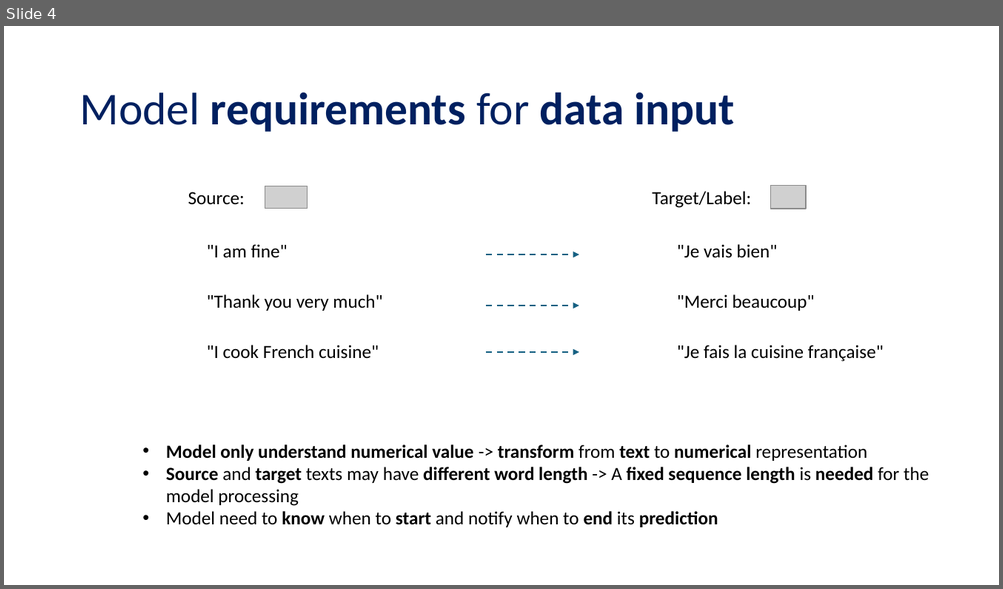
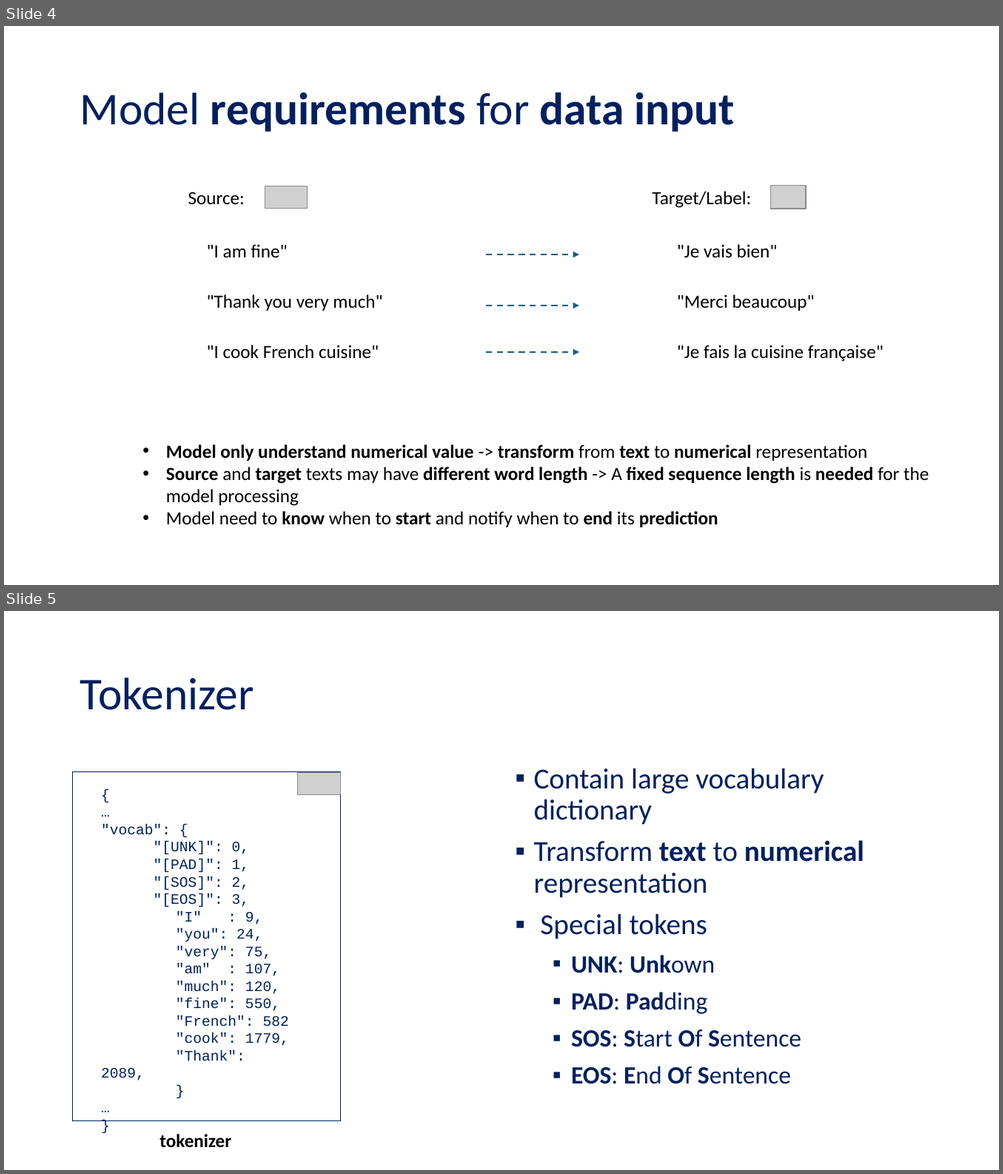
Before and after one commit to tanquangduong/transformer-pt, a slide deck: presentation/Introduction to Transformer.pptx. Shown one above the other, each under a label of ours: slide 4 before the commit, slides 4 and 5 after it. The pictures are 1003x589 and 1003x1174 pixels, drawn with LibreOffice and Linux fonts; fonts in the diff are those of the drawing; grey boxes stand for pictures. Boxes give left, top, right and bottom in pixels: in the first picture for what was removed or moved away, otherwise in the second. Text is boxed around its words. In the diff, an @@ line names an element or a change of style, - is before the commit and + after.

Commit message:
update transformer perso

```diff
--- a/presentation/Introduction to Transformer.pptx
+++ b/presentation/Introduction to Transformer.pptx
@@ slide 5 added at (x1=4, y1=611, x2=999, y2=1170), background #FFFFFF @@
@@ title added at (x1=79, y1=678, x2=253, y2=710), 44 pt, text #002060 @@
+Tokenizer
@@ rectangle added at (x1=73, y1=772, x2=341, y2=1122), outline #002060 0.75 pt @@
@@ picture added at (x1=298, y1=773, x2=341, y2=795) @@
@@ text added at (x1=534, y1=768, x2=864, y2=1085), 28 pt, text #002060 @@
+▪ Contain large vocabulary dictionary
+▪ Transform text to numerical representation
+▪ Special tokens
+    ▪ UNK: Unkown
+    ▪ PAD: Padding
+    ▪ SOS: Start Of Sentence
+    ▪ EOS: End Of Sentence
@@ text added at (x1=101, y1=824, x2=289, y2=1081), 14 pt, text #002060 @@
+{
+…
+"vocab": {
+"[UNK]": 0,
+"[PAD]": 1,
+"[SOS]": 2,
+"[EOS]": 3,
+"I" : 9,
+"you": 24,
+"very": 75,
+"am" : 107,
+"much": 120,
+"fine": 550,
+"French": 582
+"cook": 1779,
+"Thank": 2089,
+}
+…
+}
@@ text added at (x1=159, y1=1134, x2=231, y2=1148), 18 pt, text #000000, bold @@
+tokenizer
```
Also in this commit, not shown: 4 slides changed, 15 other slides added, 3 slides removed, 1 other file.
